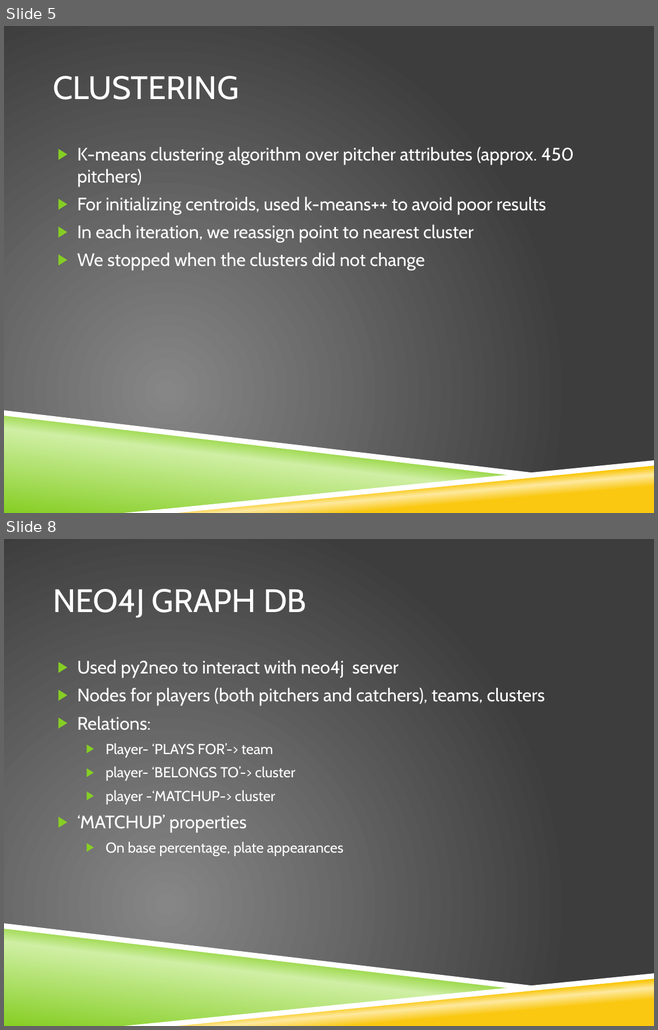
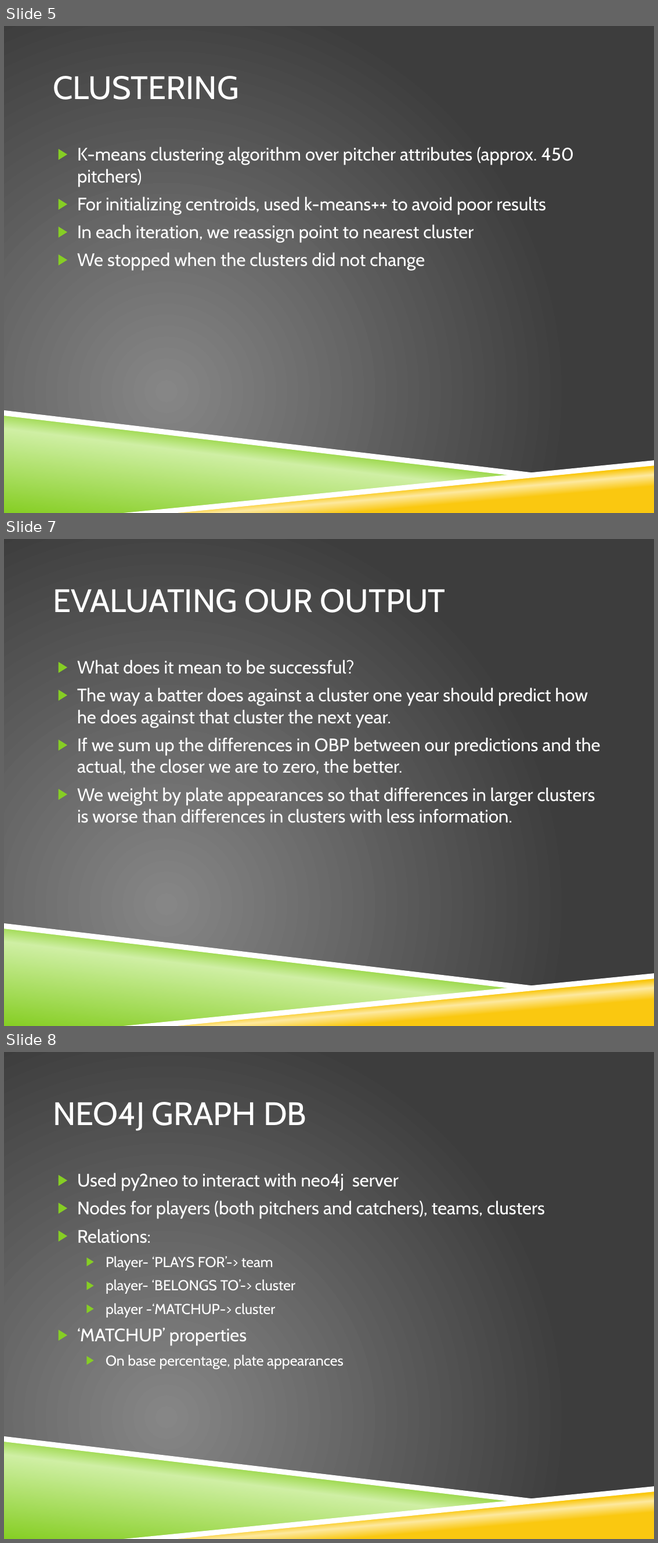
Before and after one commit to clementmiao/clementmiao-cs123, a slide deck: Final_Presentation.pptx. Shown one above the other, each under a label of ours: slides 5 and 8 before the commit, slides 5, 7 and 8 after it; the slides between them are not shown. The pictures are 658x1030 and 658x1543 pixels, drawn with LibreOffice and Linux fonts; fonts in the diff are those of the drawing; background and template pictures are left out. Boxes give left, top, right and bottom in pixels: in the first picture for what was removed or moved away, otherwise in the second. Text is boxed around its words. In the diff, an @@ line names an element or a change of style, - is before the commit and + after.

```diff
--- a/Final_Presentation.pptx
+++ b/Final_Presentation.pptx
@@ slide 7 added at (x1=4, y1=539, x2=654, y2=1026), background picture (left out); not listed: 4 template elements that a slide beside it also shows @@
@@ title added at (x1=53, y1=589, x2=445, y2=613), 36 pt, text #FFFFFF @@
+EVALUATING OUR OUTPUT
@@ text added at (x1=77, y1=660, x2=600, y2=823), 20 pt, text #FFFFFF @@
+▶ What does it mean to be successful?
+▶ The way a batter does against a cluster one year should predict how he does against that cluster the next year.
+▶ If we sum up the differences in OBP between our predictions and the actual, the closer we are to zero, the better.
+▶ We weight by plate appearances so that differences in larger clusters is worse than differences in clusters with less information.
```
Also in this commit, not shown: 1 slide changed, 1 slide removed.
